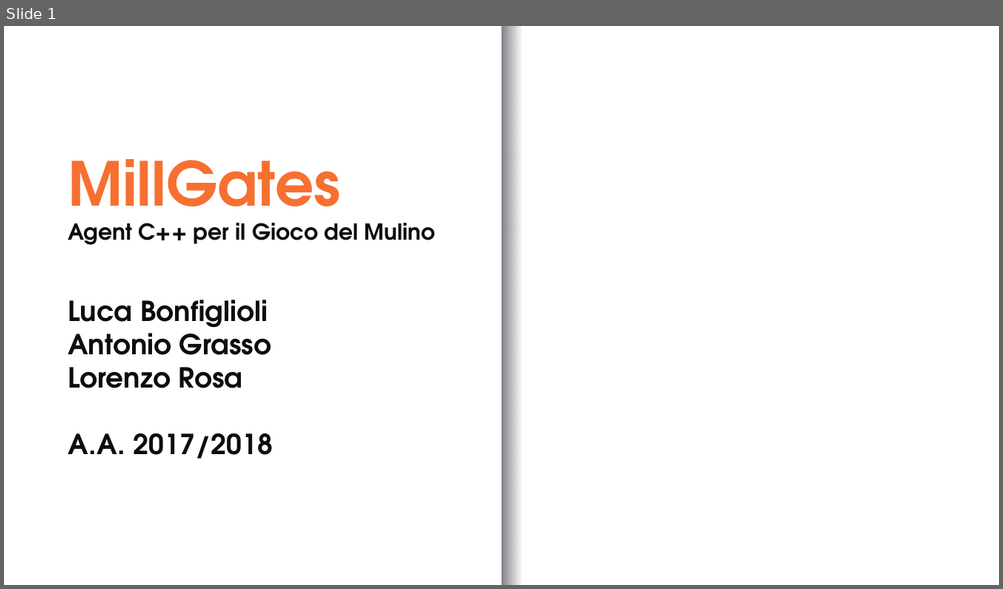
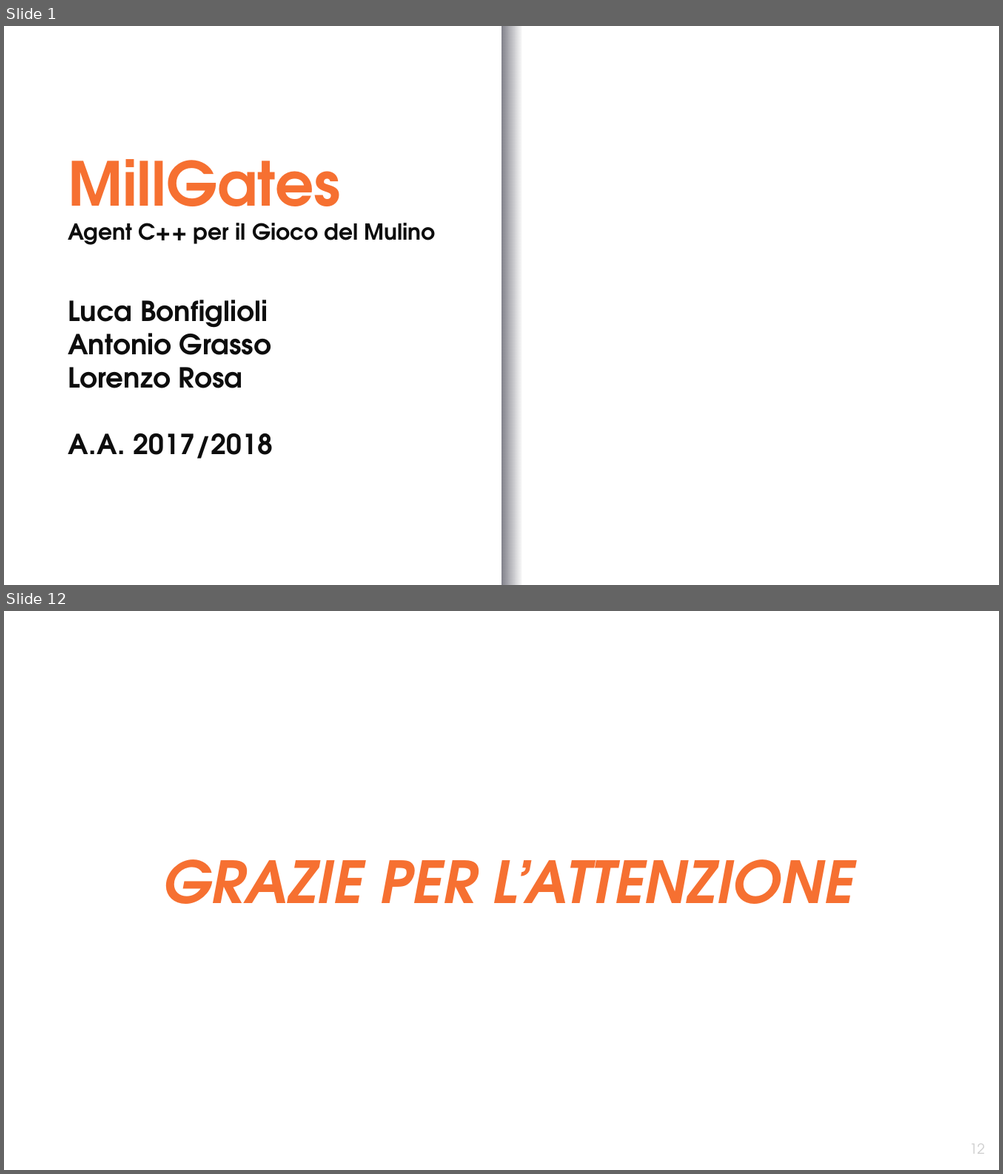
Before and after one commit to graitanto21/MillGates, a slide deck: Presentation/MillGates.pptx. Shown one above the other, each under a label of ours: slide 1 before the commit, slides 1 and 12 after it; the slides between them are not shown. The pictures are 1003x589 and 1003x1174 pixels, drawn with LibreOffice and Linux fonts; fonts in the diff are those of the drawing; background and template pictures are left out. Boxes give left, top, right and bottom in pixels: in the first picture for what was removed or moved away, otherwise in the second. Text is boxed around its words. In the diff, an @@ line names an element or a change of style, - is before the commit and + after.

```diff
--- a/Presentation/MillGates.pptx
+++ b/Presentation/MillGates.pptx
@@ slide 12 added at (x1=4, y1=611, x2=999, y2=1170), background #FFFFFF @@
@@ text added at (x1=162, y1=860, x2=854, y2=904), 42 pt, text #F67031, bold, italic @@
+GRAZIE PER L’ATTENZIONE
@@ page number added at (x1=969, y1=1144, x2=984, y2=1154), 10 pt, text #CCCCCC @@
+12
```
Also in this commit, not shown: 10 slides changed.
